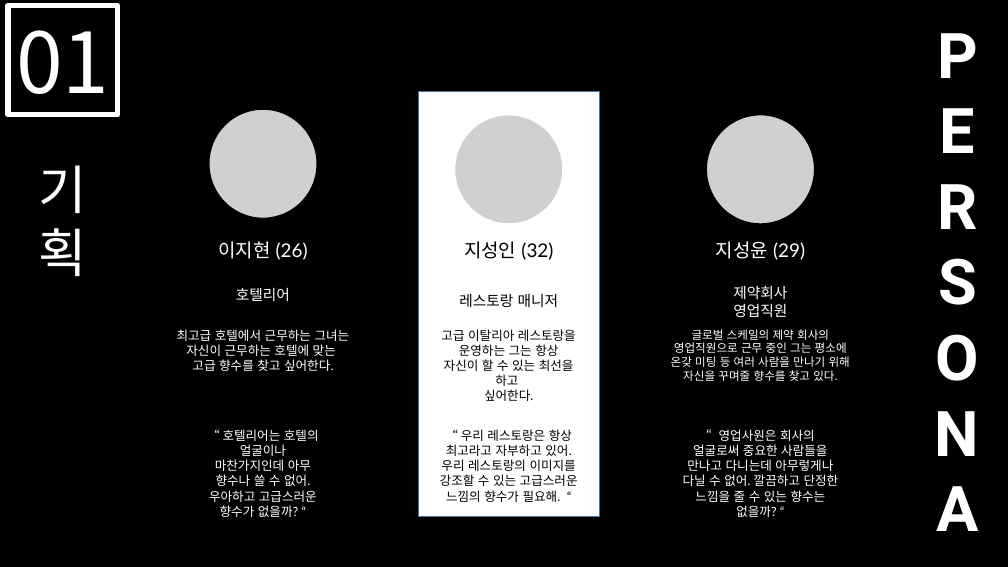
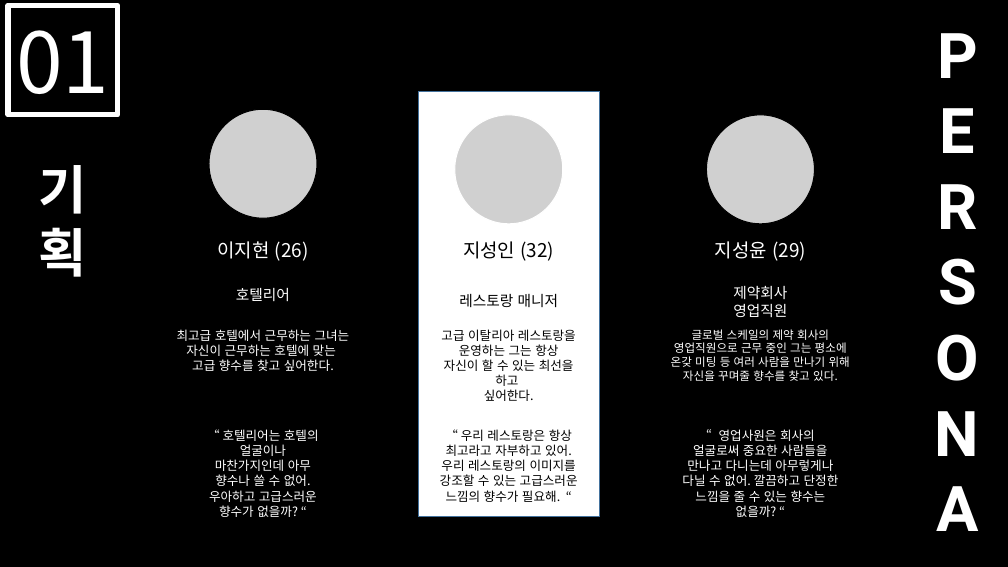
Before and after one commit to HyunRyung/Chanel, a slide deck: slide 3 of Portfolio/CHANEL.pptx. Drawn at 1008x567 pixels with LibreOffice and Linux fonts; fonts in the diff are those of the drawing; grey boxes stand for pictures. Boxes give left, top, right and bottom in pixels: in the first picture for what was removed or moved away, otherwise in the second. Text is boxed around its words. In the diff, an @@ line names an element or a change of style, - is before the commit and + after.

```diff
--- a/Portfolio/CHANEL.pptx
+++ b/Portfolio/CHANEL.pptx
@@ rectangle "ㅍ" at box(418, 91, 600, 517): font Calibri to Noto Sans CJK KR @@
@@ text "기획" at box(39, 165, 87, 277): bold on @@
@@ font Lato to Noto Sans CJK KR in 9 elements at box(217, 241, 309, 261), box(177, 329, 350, 371), box(463, 241, 555, 261), box(715, 241, 806, 261), box(671, 329, 850, 381), box(682, 429, 839, 517), box(440, 429, 578, 502), box(441, 329, 576, 401), box(209, 429, 319, 517) @@
```
Also in this commit, not shown: 10 other slides changed, 1 slide added, 2 slides removed, 2 other files.
